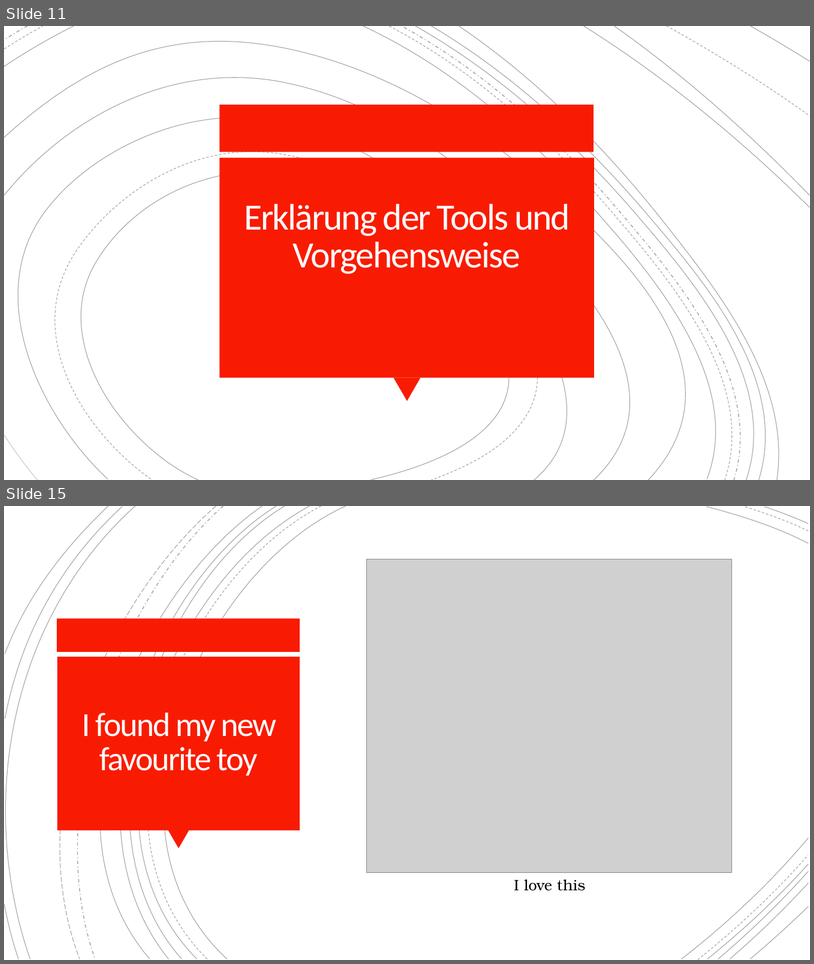
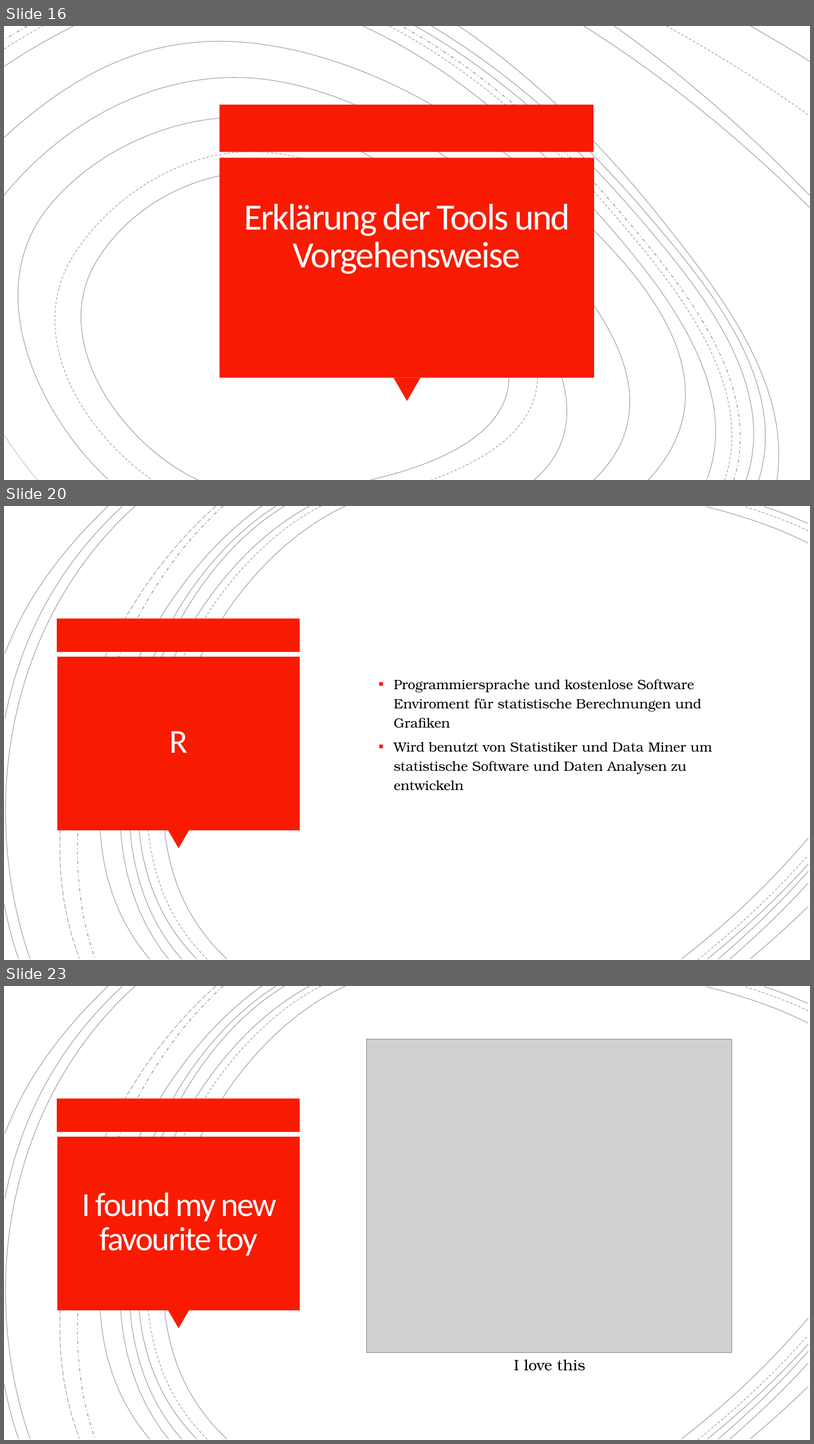
Before and after one commit to OstfriesenBI/PredmiRNA, a slide deck: presentation/projectpresentation.pptx. Shown one above the other, each under a label of ours: slides 11 and 15 before the commit, slides 16, 20 and 23 after it; the slides between them are not shown. The pictures are 814x964 and 814x1444 pixels, drawn with LibreOffice and Linux fonts; fonts in the diff are those of the drawing; grey boxes stand for pictures. Boxes give left, top, right and bottom in pixels: in the first picture for what was removed or moved away, otherwise in the second. Text is boxed around its words. In the diff, an @@ line names an element or a change of style, - is before the commit and + after.

```diff
--- a/presentation/projectpresentation.pptx
+++ b/presentation/projectpresentation.pptx
@@ slide 20 added at (4,506,810,960), background #FFFFFF; not listed: 21 template elements that a slide beside it also shows @@
@@ group added at (4,506,809,960): 21 freeform shapes @@
@@ rectangle added at (57,619,300,652), fill #F81B02 @@
@@ rectangle added at (57,657,300,830), fill #F81B02 @@
@@ text added at (394,679,713,790), 16 pt, text #000000 @@
+  ▪ Programmiersprache und kostenlose Software Enviroment für statistische Berechnungen und Grafiken
+  ▪ Wird benutzt von Statistiker und Data Miner um statistische Software und Daten Analysen zu entwickeln
@@ title added at (170,731,188,753), 40 pt, text #FFFEFF @@
+R
@@ triangle added at (168,830,189,849), fill #F81B02 @@
@@ what was slide 11 is now slide 16 @@
@@ what was slide 15 is now slide 23 @@
```
Also in this commit, not shown: 3 slides changed, 9 other slides added, 2 slides removed.
